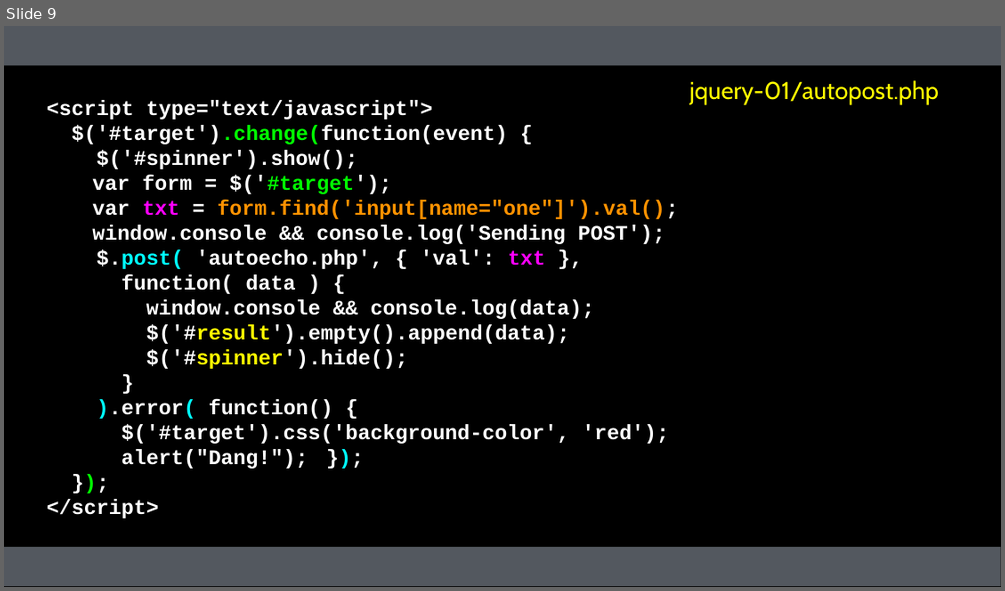
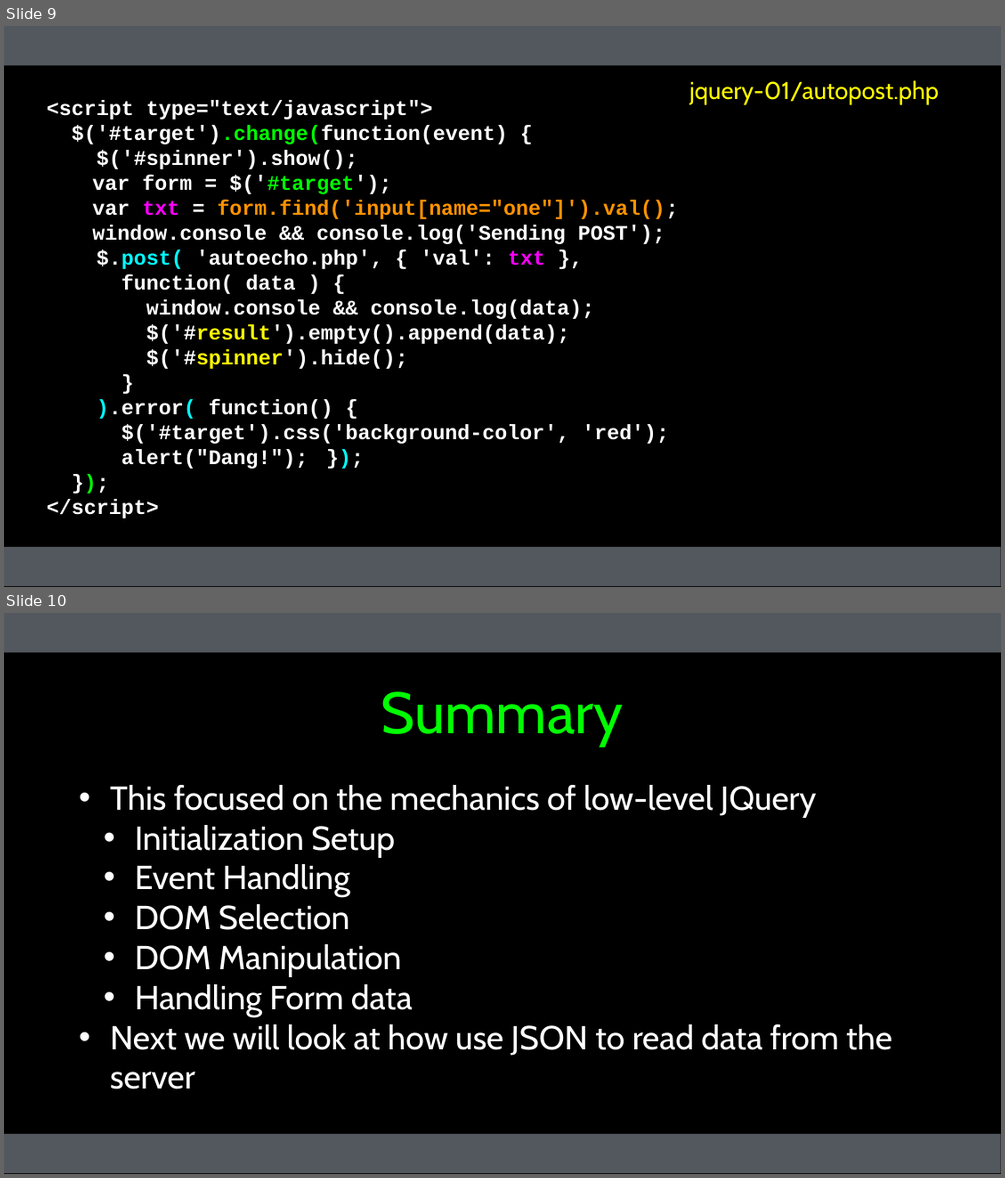
Before and after one commit to csev/wa4e, a slide deck: lectures/JS-03-JQuery.ppt. Shown one above the other, each under a label of ours: slide 9 before the commit, slides 9 and 10 after it. The pictures are 1005x591 and 1005x1178 pixels, drawn with LibreOffice and Linux fonts; fonts in the diff are those of the drawing. Boxes give left, top, right and bottom in pixels: in the first picture for what was removed or moved away, otherwise in the second. Text is boxed around its words. In the diff, an @@ line names an element or a change of style, - is before the commit and + after.

```diff
--- a/lectures/JS-03-JQuery.ppt
+++ b/lectures/JS-03-JQuery.ppt
@@ slide 10 added at box(4, 613, 1001, 1174), background #000000; not listed: 2 template elements that a slide beside it also shows @@
@@ title added at box(381, 691, 623, 747), 42 pt, text #00FF00 @@
+Summary
@@ text added at box(110, 785, 892, 1089), 24 pt, text #FFFFFF @@
+• This focused on the mechanics of low-level JQuery
+  • Initialization Setup
+  • Event Handling
+  • DOM Selection
+  • DOM Manipulation
+  • Handling Form data
+• Next we will look at how use JSON to read data from the server
```
Also in this commit, not shown: 1 slide changed, 2 other slides added, 1 other file.
